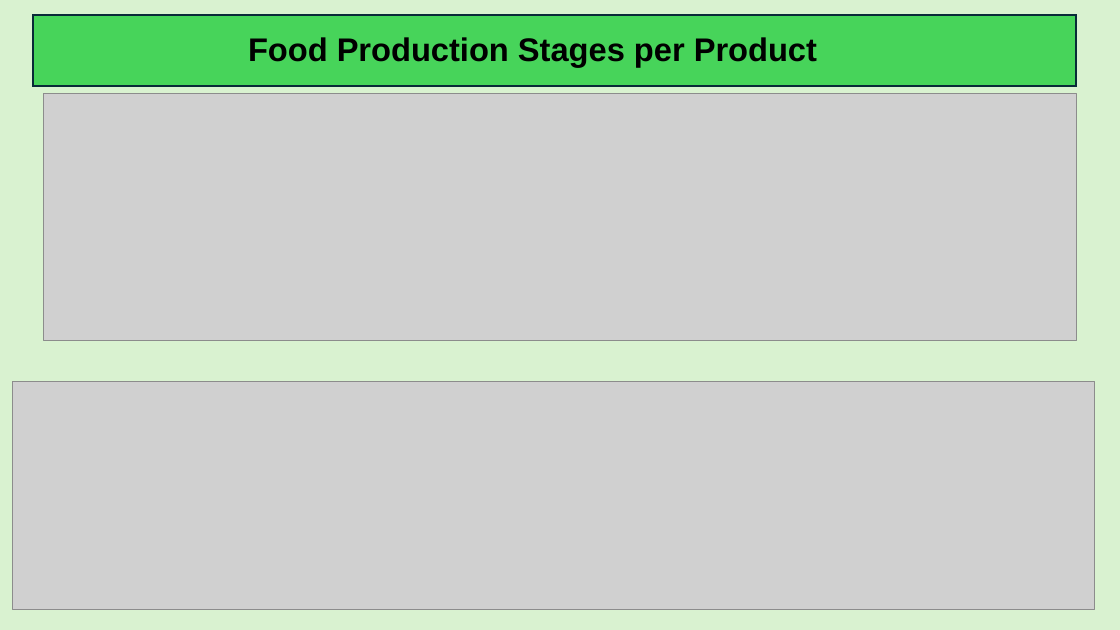
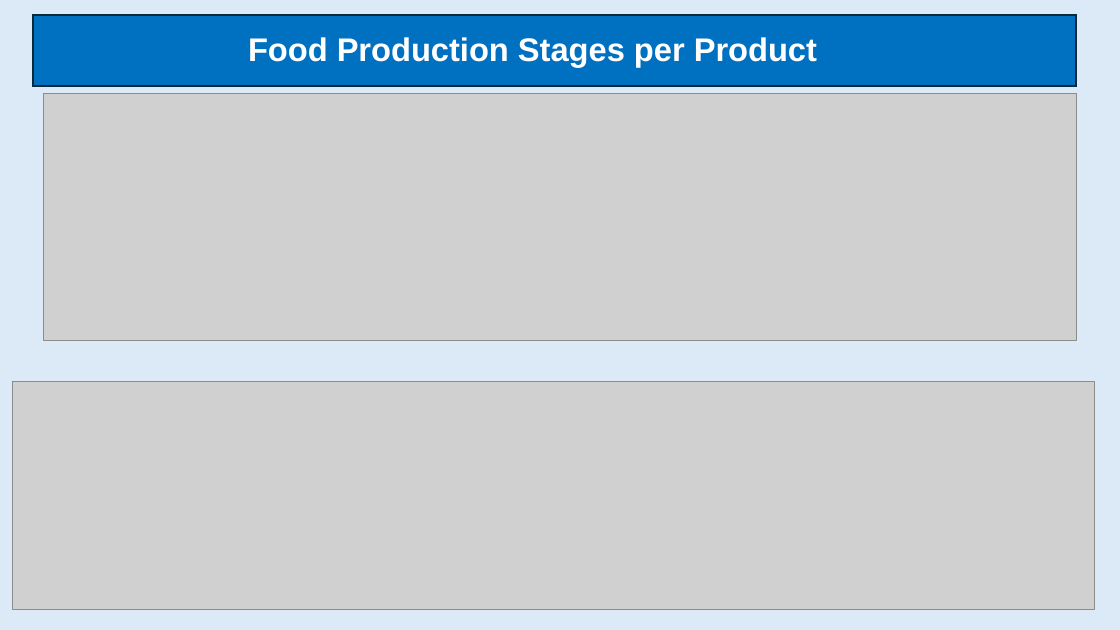
Before and after one commit to KaterinaLama/Project_2, a slide deck: slide 8 of presentation/Project_2.pptx. Drawn at 1120x630 pixels with LibreOffice and Linux fonts; fonts in the diff are those of the drawing; grey boxes stand for pictures. Boxes give left, top, right and bottom in pixels: in the first picture for what was removed or moved away, otherwise in the second. Text is boxed around its words. In the diff, an @@ line names an element or a change of style, - is before the commit and + after.

```diff
--- a/presentation/Project_2.pptx
+++ b/presentation/Project_2.pptx
@@ background #D9F2D0 to #DCEAF7 @@
@@ rectangle at (33, 15, 1076, 86): fill #47D45A to #0070C0 @@
@@ text "Food Production Stages per Product" at (248, 37, 817, 67): text colour #000000 to #FFFFFF @@
```
Also in this commit, not shown: 9 other slides changed, 1 slide removed, 1 other file.
